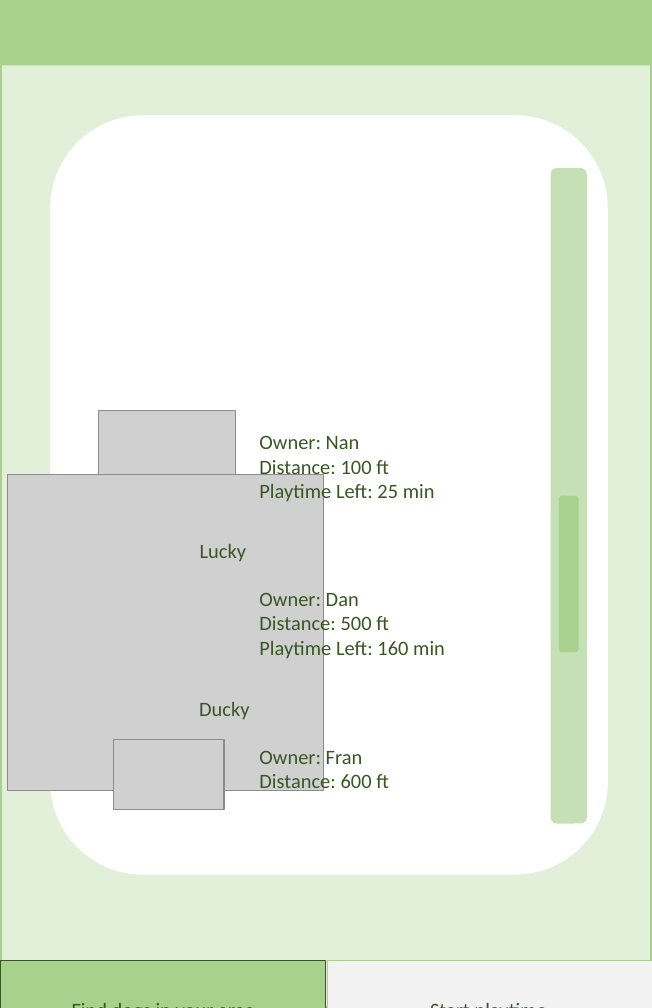
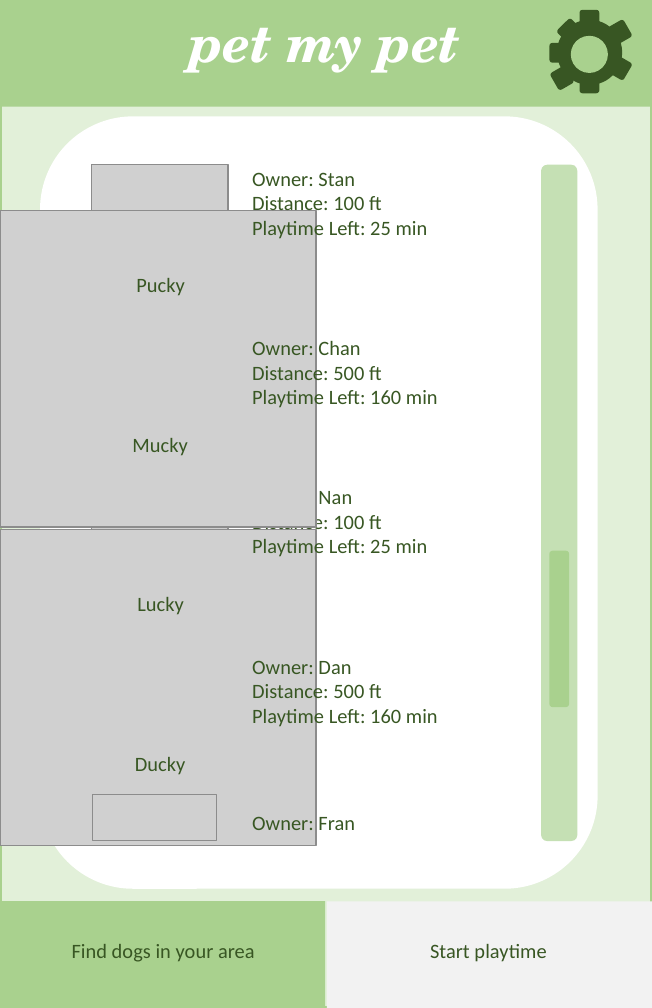
Before and after one commit to chocofied/PetMyPet, a slide deck: slide 7 of Presentation1.pptx. Drawn at 652x1008 pixels with LibreOffice and Linux fonts; fonts in the diff are those of the drawing; grey boxes stand for pictures. Boxes give left, top, right and bottom in pixels: in the first picture for what was removed or moved away, otherwise in the second. Text is boxed around its words. In the diff, an @@ line names an element or a change of style, - is before the commit and + after.

```diff
--- a/Presentation1.pptx
+++ b/Presentation1.pptx
@@ rectangle: place and size @@
-rectangle at bbox=[0, 0, 652, 65]
+rectangle at bbox=[0, 0, 652, 107]
@@ text added at bbox=[189, 28, 460, 73], 32 pt, text #FFFFFF, bold, italic @@
+pet my pet
@@ rounded rectangle added at bbox=[556, 18, 583, 45], fill #385723 @@
@@ ellipse added at bbox=[557, 20, 622, 85], fill #385723 @@
@@ rounded rectangle added at bbox=[580, 9, 600, 27], fill #385723 @@
@@ rounded rectangle added at bbox=[608, 18, 633, 45], fill #385723 @@
@@ rounded rectangle added at bbox=[550, 43, 568, 63], fill #385723 @@
@@ ellipse added at bbox=[575, 39, 605, 69], fill #A9D18E, outline #A9D18E 4.5 pt @@
@@ rounded rectangle added at bbox=[608, 55, 633, 81], fill #385723 @@
@@ rounded rectangle added at bbox=[550, 64, 575, 91], fill #385723 @@
@@ rounded rectangle added at bbox=[580, 76, 600, 94], fill #385723 @@
@@ rounded rectangle: place and size @@
-rounded rectangle at bbox=[50, 115, 607, 874]
+rounded rectangle at bbox=[40, 116, 597, 888]
@@ picture added at bbox=[91, 165, 228, 274] @@
@@ text added at bbox=[252, 172, 428, 241], 12.4 pt, text #385723 @@
+Owner: Stan
+Distance: 100 ft
+Playtime Left: 25 min
@@ rounded rectangle: place and size @@
-rounded rectangle at bbox=[550, 168, 587, 824]
+rounded rectangle at bbox=[541, 165, 577, 840]
@@ picture added at bbox=[0, 211, 317, 528] @@
@@ text added at bbox=[136, 278, 185, 296], 12.4 pt, text #385723 @@
+Pucky
@@ 2 pictures, 1 text: place and size @@
-2 pictures, 1 text at bbox=[7, 410, 435, 791]
+2 pictures, 1 text at bbox=[0, 342, 428, 845]
@@ text added at bbox=[252, 341, 438, 411], 12.4 pt, text #385723 @@
+Owner: Chan
+Distance: 500 ft
+Playtime Left: 160 min
@@ text added at bbox=[132, 438, 187, 456], 12.4 pt, text #385723 @@
+Mucky
@@ rounded rectangle: place and size @@
-rounded rectangle at bbox=[558, 496, 579, 652]
+rounded rectangle at bbox=[549, 550, 569, 707]
@@ text "Lucky": place and size @@
-text "Lucky" at bbox=[200, 544, 247, 562]
+text "Lucky" at bbox=[137, 597, 184, 615]
@@ text "Owner: Dan": place and size @@
-text "Owner: Dan" at bbox=[259, 593, 445, 661]
+text "Owner: Dan" at bbox=[252, 661, 438, 729]
@@ text "Ducky": place and size @@
-text "Ducky" at bbox=[199, 702, 250, 720]
+text "Ducky" at bbox=[135, 757, 186, 775]
@@ text at bbox=[259, 771, 389, 794]: paragraph removed @@
-Distance: 600 ft
@@ picture: place and size @@
-picture at bbox=[114, 739, 224, 808]
+picture at bbox=[92, 794, 217, 840]
@@ text "Owner: Fran": place and size @@
-text "Owner: Fran" at bbox=[259, 751, 389, 794]
+text "Owner: Fran" at bbox=[252, 817, 355, 830]
@@ rectangle at bbox=[0, 901, 325, 1008]: outline #385723 0.5 pt to none @@
@@ 2 texts, 2 rectangles: place and size @@
-2 texts, 2 rectangles at bbox=[0, 960, 652, 1008]
+2 texts, 2 rectangles at bbox=[0, 901, 652, 1008]
@@ rectangle at bbox=[327, 901, 652, 1008]: outline #A9D18E 0.5 pt to none @@
```
Also in this commit, not shown: 4 other slides changed.
